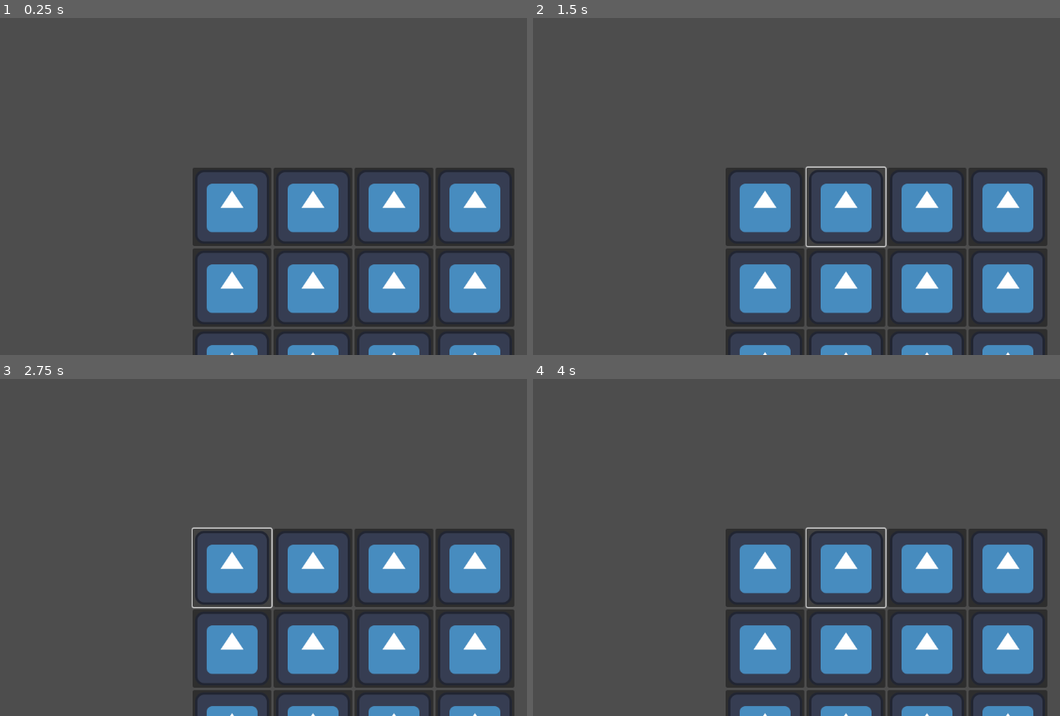
Above: before the commit, frames 1-4 (two rows, left to right).
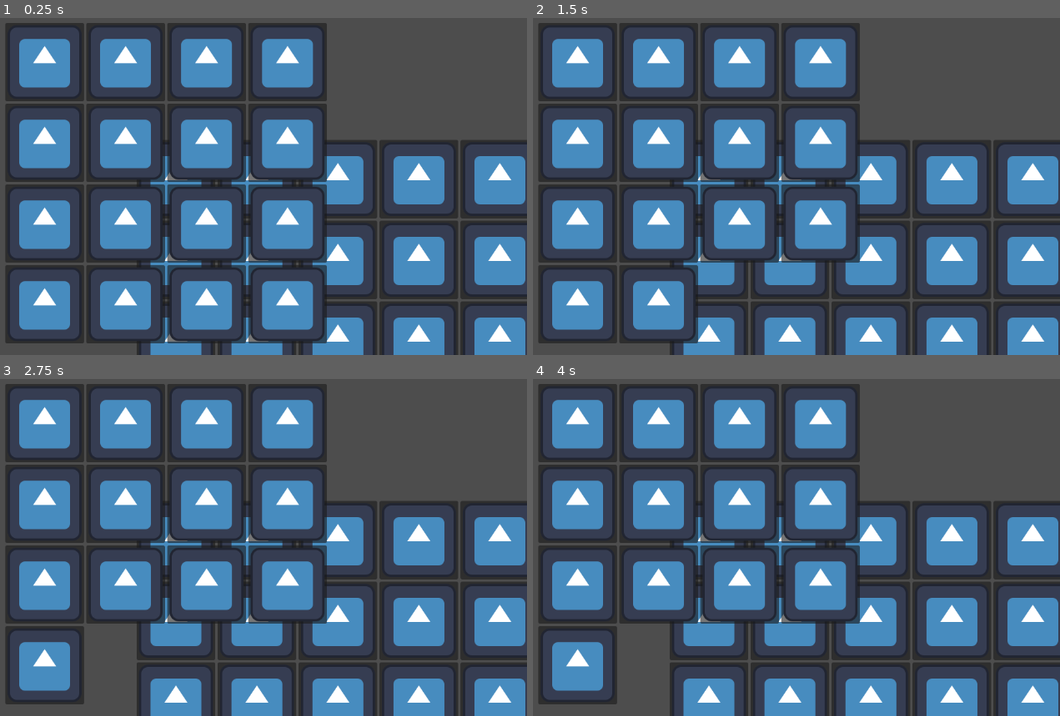
Above: after the commit, the same moments.

Repository: ana-mc-almeida/the-drill
Game: Godot game, scene res://scenes/game.tscn
Same seed, same stepped clock (60 frames per second), same inputs: the game is played once before the commit and once after it. The engine's default icon, where the game draws it, is replaced by a stand-in: a white triangle on a blue panel in a dark square.
Inputs (mouse positions are in pixels of both pictures, inside the frame that each line leads up to):
- Up to frame 1 (0.25 s): no input
- Up to frame 2 (1.5 s): click (764, 206) at 0.52 s; click (843, 206) at 1.27 s
- Up to frame 3 (2.75 s): click (258, 540) at 2.02 s
- Up to frame 4 (4 s): click (928, 567) at 2.77 s; click (870, 540) at 3.52 s

The runs differ from the first frame. In frame 1, 55% of the frame differs, in the area x 1-100%, y 1-100%; in frame 2, 55%; in frame 3, 53%; in frame 4, 53%.

Commit message:
Add cell position

Diff:
--- a/scenes/cell.tscn
+++ b/scenes/cell.tscn
@@ -4,5 +4,6 @@
 [ext_resource type="Script" path="res://scripts/cell.gd" id="2_0n57o"]
 
 [node name="Cell" type="Button"]
+toggle_mode = true
 icon = ExtResource("1_3n2fj")
 script = ExtResource("2_0n57o")
--- a/scenes/game.tscn
+++ b/scenes/game.tscn
@@ -6,8 +6,15 @@
 [node name="Game" type="Node2D"]
 script = ExtResource("1_psop8")
 
+[node name="Level2" parent="." instance=ExtResource("2_84bbb")]
+offset_left = 477.0
+offset_top = 275.0
+offset_right = 477.0
+offset_bottom = 275.0
+columns = 6
+
 [node name="Level1" parent="." instance=ExtResource("2_84bbb")]
-offset_left = 574.0
-offset_top = 323.0
-offset_right = 614.0
-offset_bottom = 363.0
+offset_left = 250.0
+offset_top = 72.0
+offset_right = 290.0
+offset_bottom = 112.0
--- a/scripts/cell.gd
+++ b/scripts/cell.gd
@@ -1,4 +1,13 @@
 extends Button
 
+var _grid_position: Vector2i
+
 func _ready() -> void:
-	pressed.connect(get_parent().click)
+	pressed.connect(click)
+
+func set_grid_position(grid_position: Vector2i) -> void:
+	_grid_position = grid_position
+
+func click() -> void:
+	get_parent().click(_grid_position)
+	visible = false
--- a/scripts/game_manager.gd
+++ b/scripts/game_manager.gd
@@ -2,4 +2,6 @@
 
 func _ready() -> void:
 	var level1 = get_node("Level1")
-	level1.generate_grid(4)
+	var level2 = get_node("Level2")
+	level2.generate_grid()
+	level1.generate_grid()
--- a/scripts/level.gd
+++ b/scripts/level.gd
@@ -2,13 +2,16 @@
 extends GridContainer
 
 var cell_scene: PackedScene
+var _matrix
 
-func generate_grid(n: int) -> void:
-	columns = n
+func generate_grid() -> void:
 	cell_scene = preload("res://scenes/cell.tscn")
 
-	for i in range(columns * columns):
-		add_child(cell_scene.instantiate())
+	for i in range(columns):
+		for j in range(columns):
+			var cell = cell_scene.instantiate()
+			cell.set_grid_position(Vector2i(i, j))
+			add_child(cell)
 
-func click():
-	print("Click")
+func click(grid_position: Vector2i) -> void:
+	print(name, " ", grid_position)
